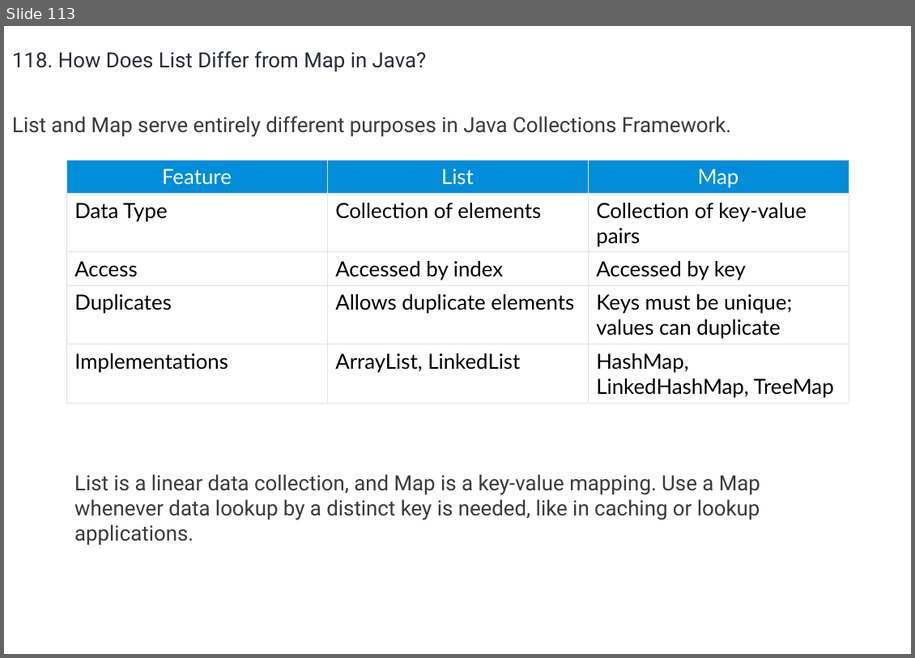
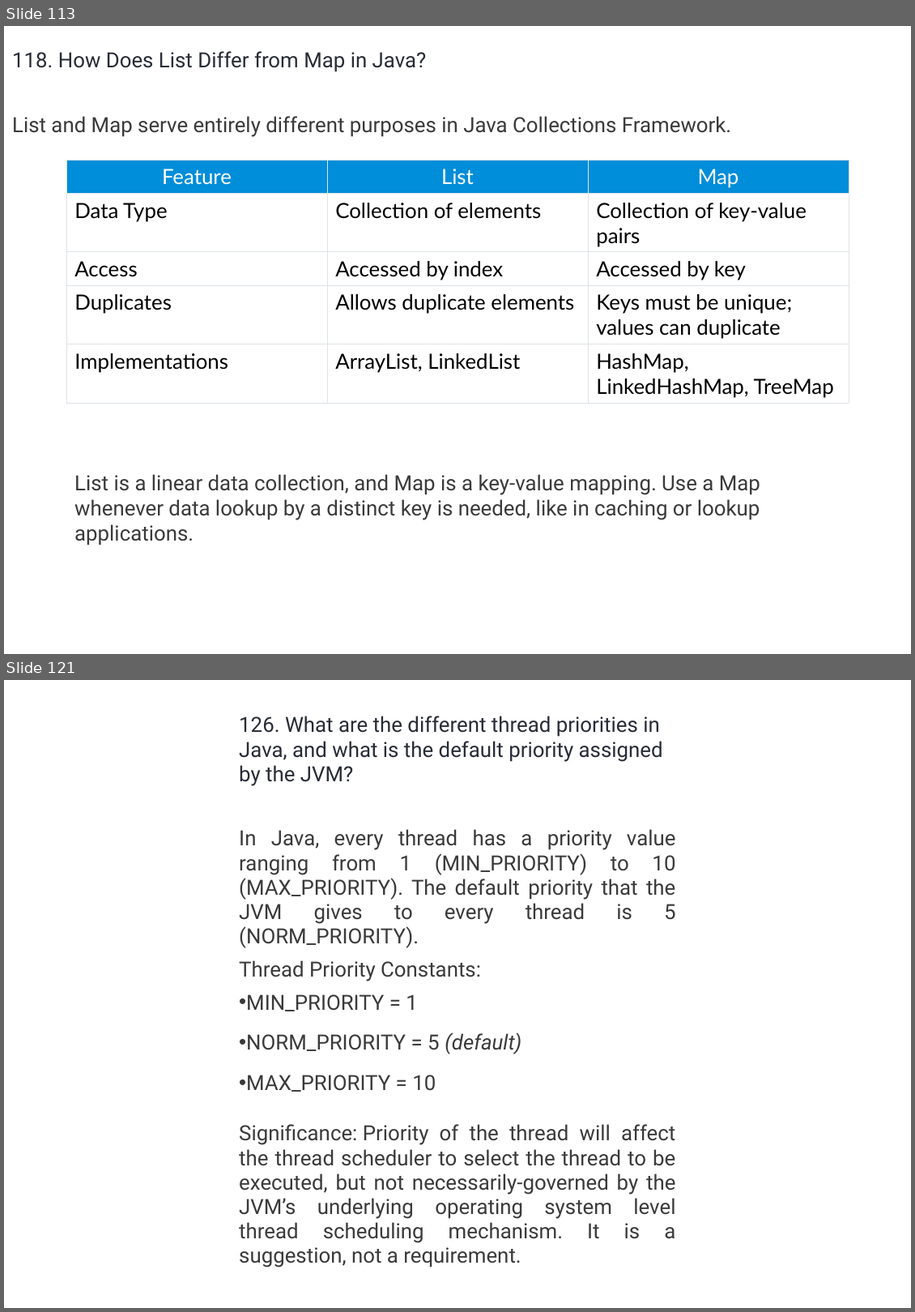
Before and after one commit to umalavanya/FullStackDevelopement_JavaSpring_SQL_ReactProjects, a slide deck: UmaTeachingMaterial/Java/Java-Interview-QA-Intellipaat.pptx. Shown one above the other, each under a label of ours: slide 113 before the commit, slides 113 and 121 after it; the slides between them are not shown. The pictures are 915x658 and 915x1312 pixels, drawn with LibreOffice and Linux fonts; fonts in the diff are those of the drawing. Boxes give left, top, right and bottom in pixels: in the first picture for what was removed or moved away, otherwise in the second. Text is boxed around its words. In the diff, an @@ line names an element or a change of style, - is before the commit and + after.

Commit message:
Java Interview QA

```diff
--- a/UmaTeachingMaterial/Java/Java-Interview-QA-Intellipaat.pptx
+++ b/UmaTeachingMaterial/Java/Java-Interview-QA-Intellipaat.pptx
@@ slide 121 added at (4, 680, 911, 1308), background #FFFFFF @@
@@ text added at (239, 716, 676, 1267), 18 pt, text #3A3A3A @@
+126. What are the different thread priorities in Java, and what is the default priority assigned by the JVM?
+In Java, every thread has a priority value ranging from 1 (MIN_PRIORITY) to 10 (MAX_PRIORITY). The default priority that the JVM gives to every thread is 5 (NORM_PRIORITY).
+Thread Priority Constants:
+• MIN_PRIORITY = 1
+• NORM_PRIORITY = 5 (default)
+• MAX_PRIORITY = 10
+Significance: Priority of the thread will affect the thread scheduler to select the thread to be executed, but not necessarily-governed by the JVM’s underlying operating system level thread scheduling mechanism. It is a suggestion, not a requirement.
```
Also in this commit, not shown: 81 other slides added, 82 slides removed.
